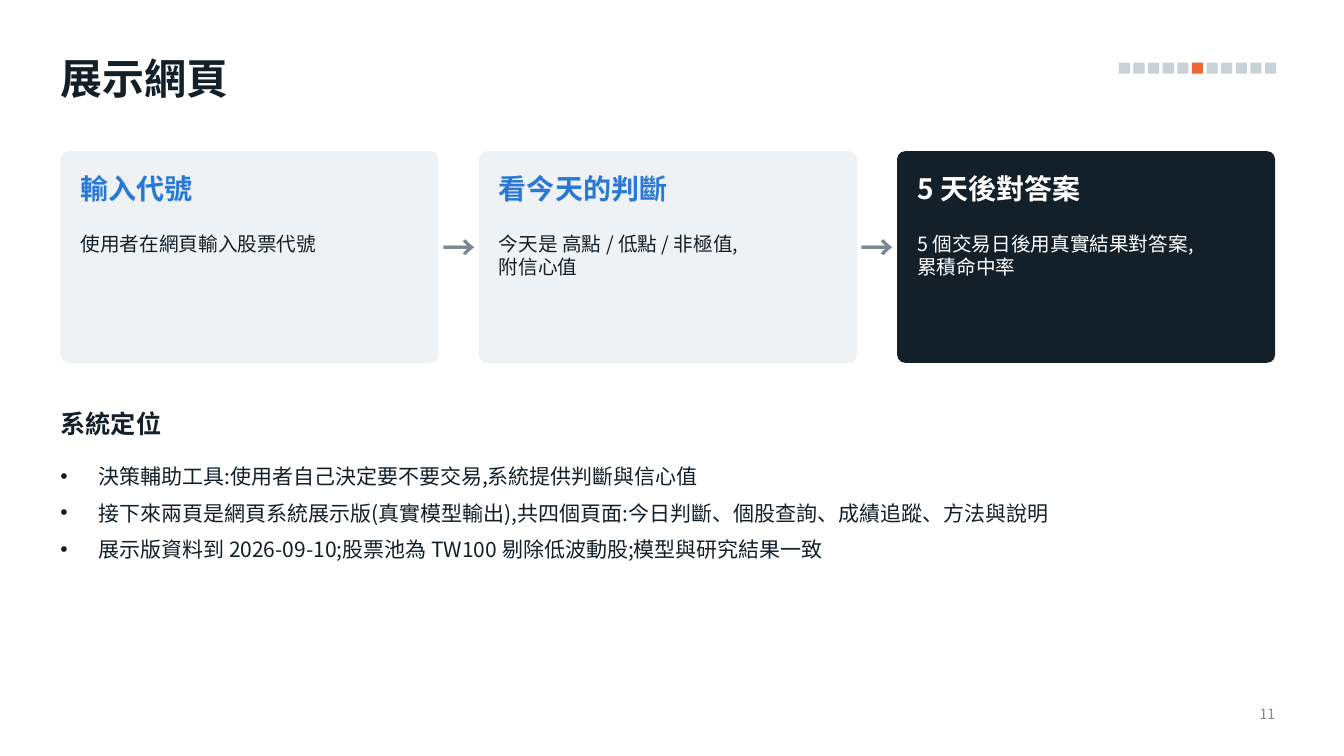
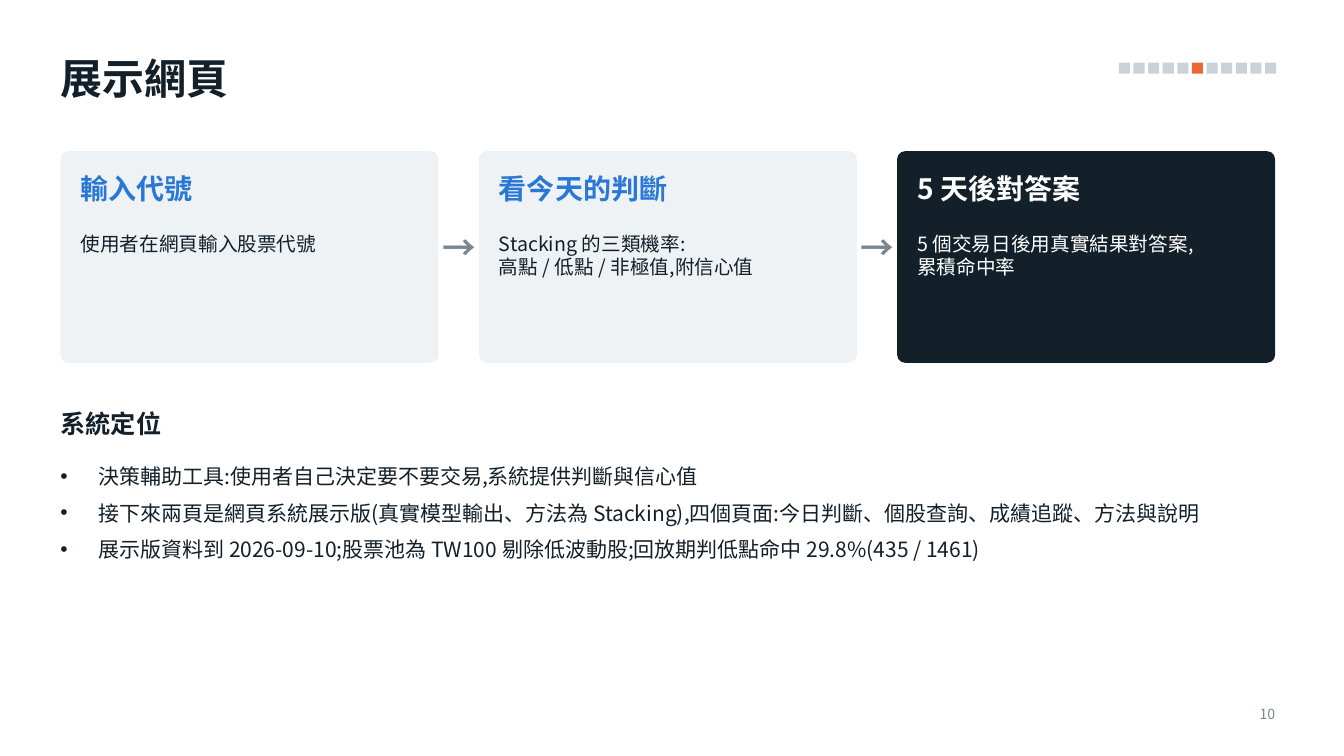
Before and after one commit to alextixu/fcukproject, a slide deck: slide 10 of method_kline_peak/report/kline_peak_report.pptx (slide 11 before the commit). Drawn at 1344x756 pixels with LibreOffice and Linux fonts; fonts in the diff are those of the drawing. Boxes give left, top, right and bottom in pixels: in the first picture for what was removed or moved away, otherwise in the second. Text is boxed around its words. In the diff, an @@ line names an element or a change of style, - is before the commit and + after.

```diff
--- a/method_kline_peak/report/kline_peak_report.pptx
+++ b/method_kline_peak/report/kline_peak_report.pptx
@@ text at [499, 234, 754, 278]: text changed @@
-今天是 高點 / 低點 / 非極值,
-附信心值
+Stacking 的三類機率:
+高點 / 低點 / 非極值,附信心值
@@ text at [98, 503, 1200, 561]: text changed @@
-• 接下來兩頁是網頁系統展示版(真實模型輸出),共四個頁面:今日判斷、個股查詢、成績追蹤、方法與說明
-• 展示版資料到 2026-09-10;股票池為 TW100 剔除低波動股;模型與研究結果一致
+• 接下來兩頁是網頁系統展示版(真實模型輸出、方法為 Stacking),四個頁面:今日判斷、個股查詢、成績追蹤、方法與說明
+• 展示版資料到 2026-09-10;股票池為 TW100 剔除低波動股;回放期判低點命中 29.8%(435 / 1461)
@@ page number at [1260, 708, 1276, 719]: text changed @@
-11
+10
```
Also in this commit, not shown: 8 other slides changed, 2 slides added, 3 slides removed, 7 other files.
